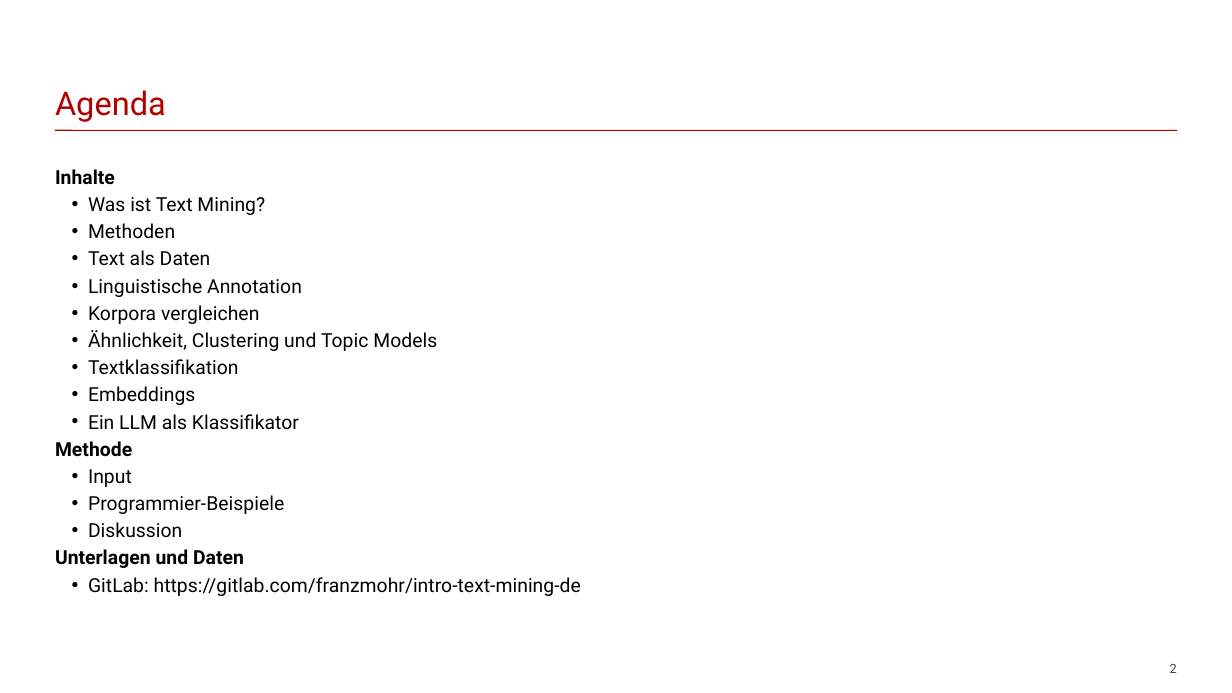
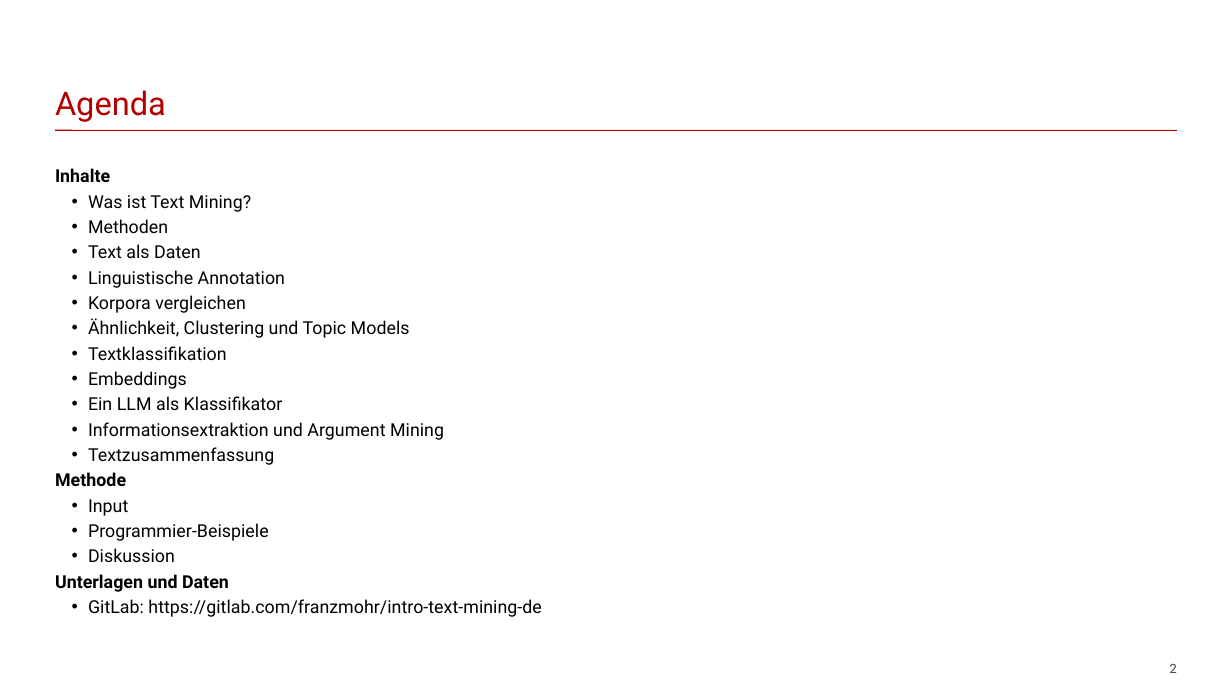
Before and after one commit to franzmohr/intro-text-mining-de, a slide deck: slide 2 of text-mining.odp. Drawn at 1232x693 pixels with LibreOffice and Linux fonts; fonts in the diff are those of the drawing. Boxes give left, top, right and bottom in pixels: in the first picture for what was removed or moved away, otherwise in the second. Text is boxed around its words. In the diff, an @@ line names an element or a change of style, - is before the commit and + after.

```diff
--- a/text-mining.odp
+++ b/text-mining.odp
@@ text at (55,168,541,617): size 16.6 to 15.3 pt in "Inhalte", "Was ist Text Mining?", "Methoden", "Text als Daten" and 12 more places @@
@@ text at (88,422,444,465): paragraphs added @@
+• Informationsextraktion und Argument Mining
+• Textzusammenfassung
```
Also in this commit, not shown: 5 other slides changed, 7 slides added, 9 other files.
